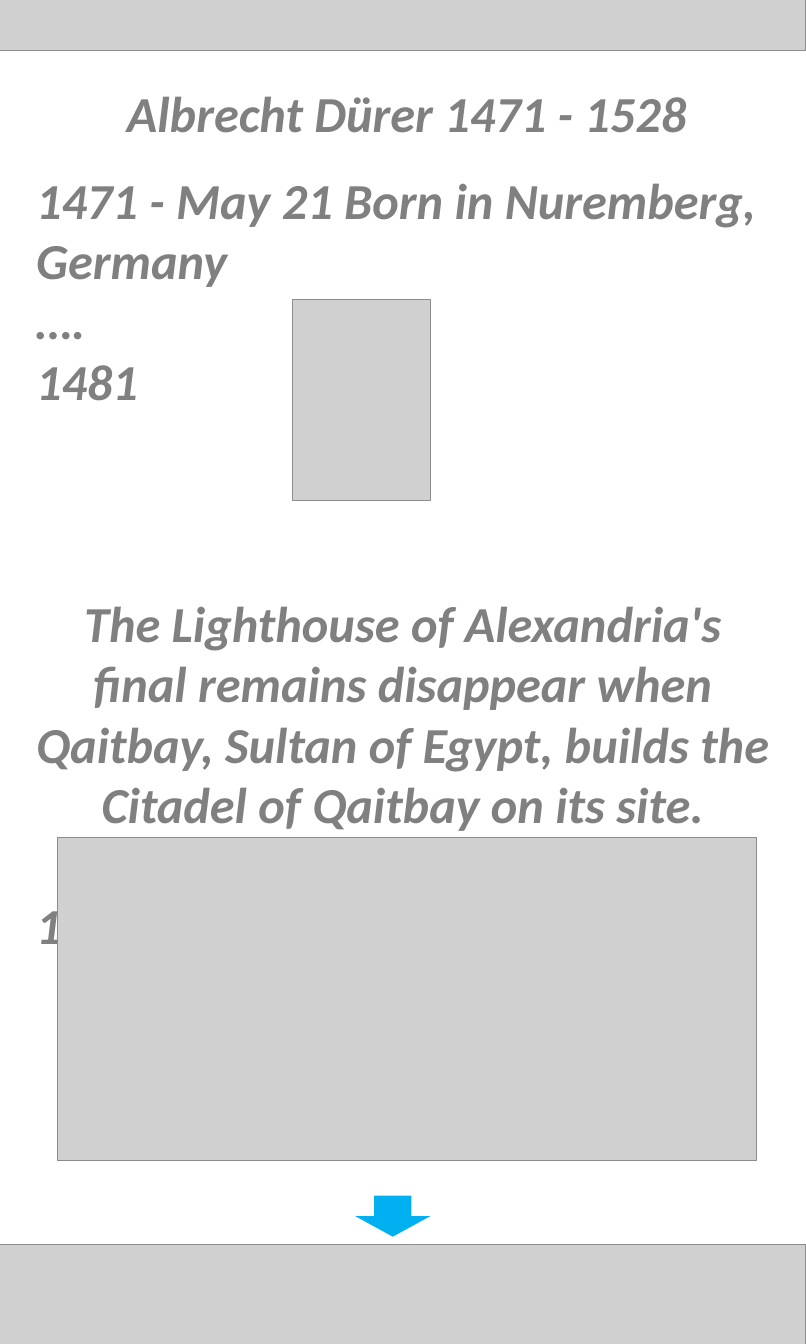
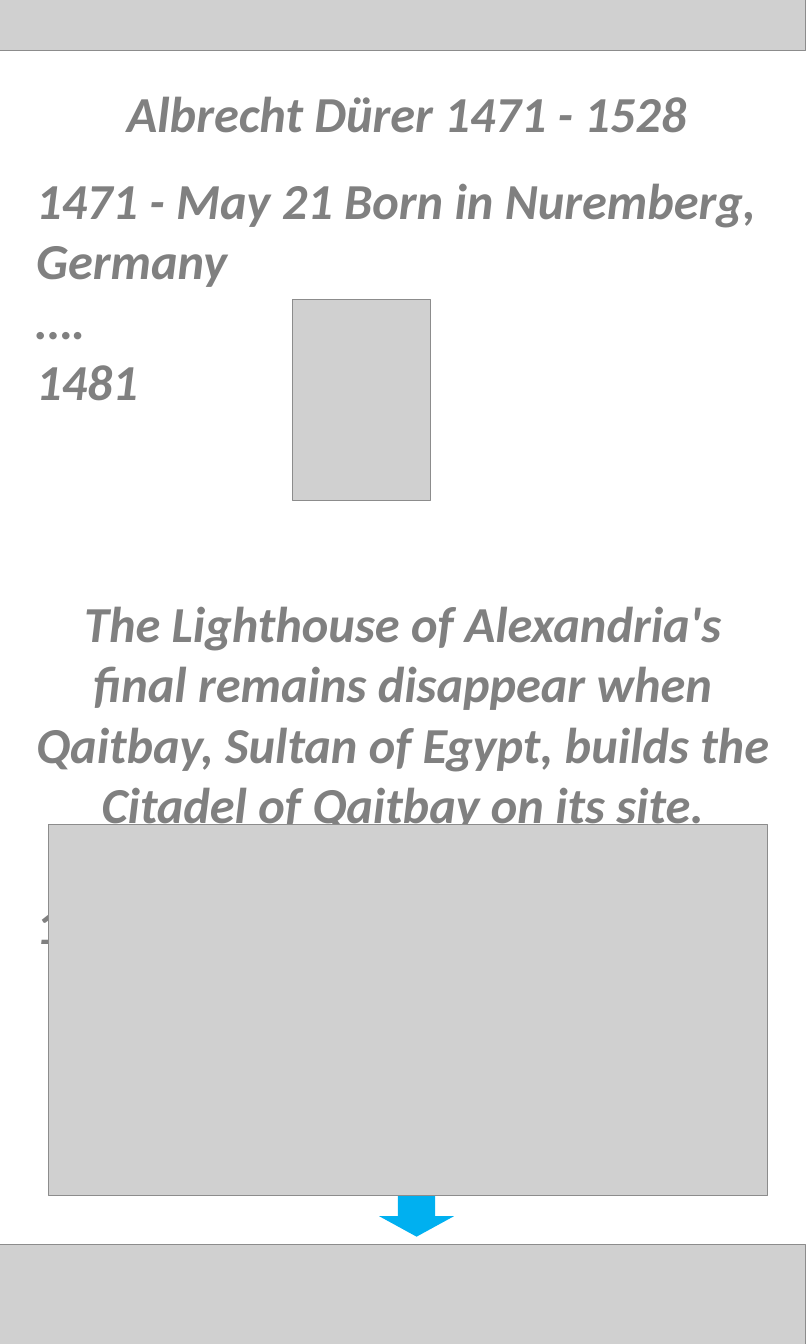
Before and after one commit to schmeelk/PGDV5200_MajorStudio, a slide deck: slide 14 of Durer_Mobile/WhereIsDurerInTheMet.pptx (slide 11 before the commit). Drawn at 806x1344 pixels with LibreOffice and Linux fonts; fonts in the diff are those of the drawing; grey boxes stand for pictures. Boxes give left, top, right and bottom in pixels: in the first picture for what was removed or moved away, otherwise in the second. Text is boxed around its words. In the diff, an @@ line names an element or a change of style, - is before the commit and + after.

```diff
--- a/Durer_Mobile/WhereIsDurerInTheMet.pptx
+++ b/Durer_Mobile/WhereIsDurerInTheMet.pptx
@@ picture resized from (x1=57, y1=837, x2=757, y2=1161) to (x1=48, y1=824, x2=768, y2=1195) @@
@@ down arrow moved from (x1=356, y1=1196, x2=430, y2=1237) to (x1=379, y1=1196, x2=453, y2=1237) @@
```
Also in this commit, not shown: 7 other slides changed, 3 slides added, 1 other file.
